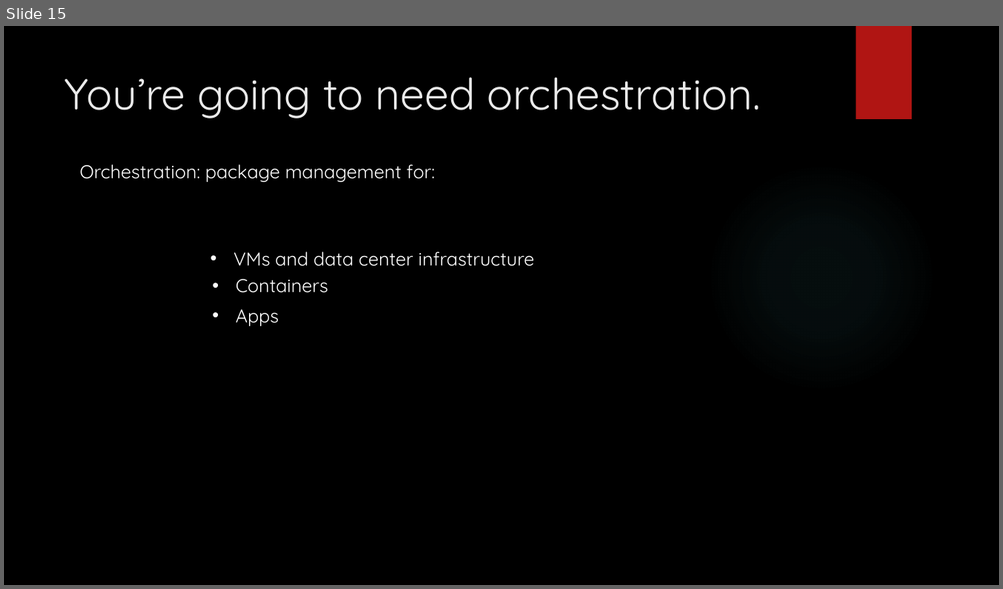
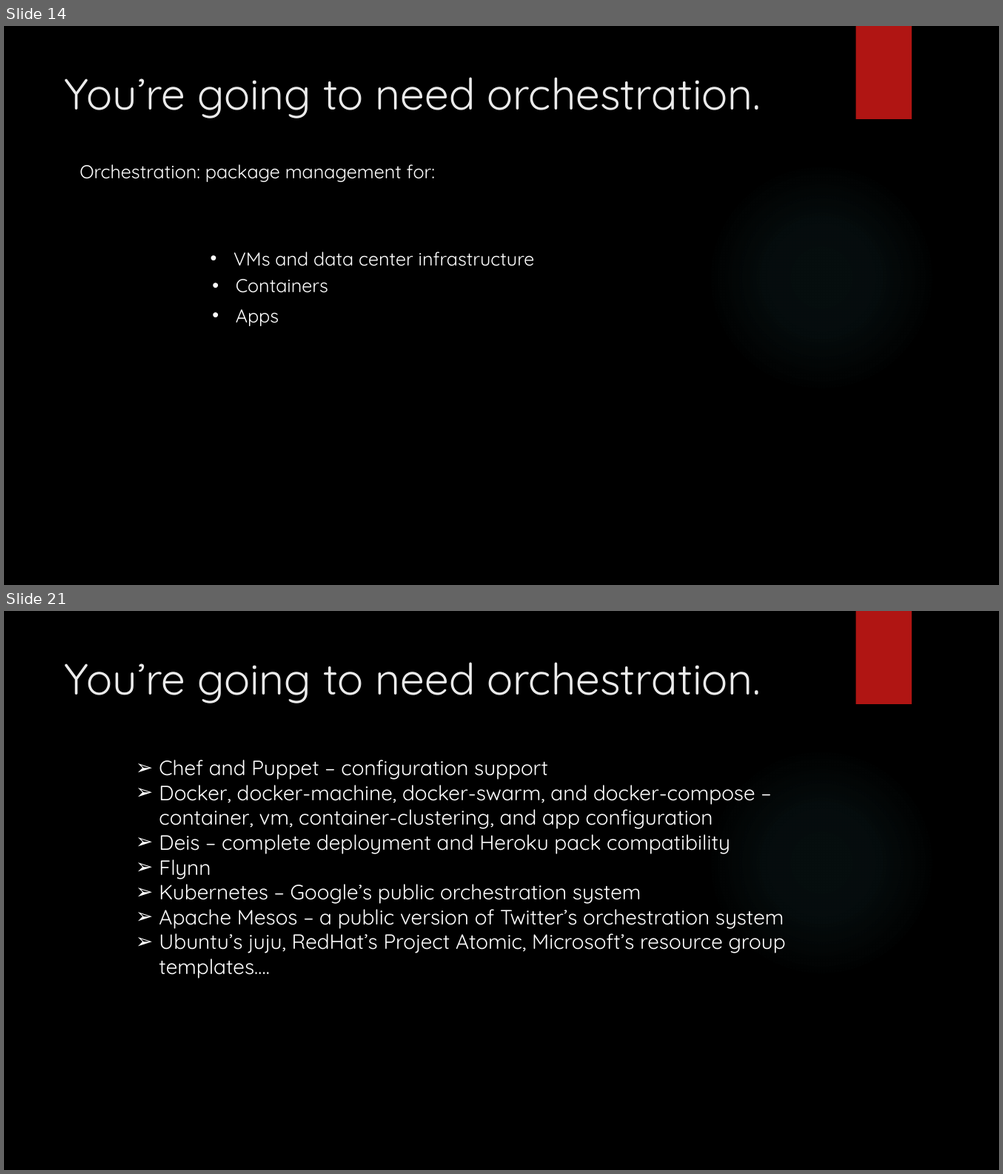
Before and after one commit to arif-aigonix/leap2015, a slide deck: Containers and Clusters in Azure.pptx. Shown one above the other, each under a label of ours: slide 15 before the commit, slides 14 and 21 after it; the slides between them are not shown. The pictures are 1003x589 and 1003x1174 pixels, drawn with LibreOffice and Linux fonts; fonts in the diff are those of the drawing; background and template pictures are left out. Boxes give left, top, right and bottom in pixels: in the first picture for what was removed or moved away, otherwise in the second. Text is boxed around its words. In the diff, an @@ line names an element or a change of style, - is before the commit and + after.

```diff
--- a/Containers and Clusters in Azure.pptx
+++ b/Containers and Clusters in Azure.pptx
@@ slide 21 added at bbox=[4, 611, 999, 1170], background picture (left out); not listed: 3 template elements that a slide beside it also shows @@
@@ title added at bbox=[64, 662, 761, 703], 42 pt, text #EBEBEB @@
+You’re going to need orchestration.
@@ text added at bbox=[159, 760, 785, 979], 20 pt, text #FFFFFF @@
+➢ Chef and Puppet – configuration support
+➢ Docker, docker-machine, docker-swarm, and docker-compose – container, vm, container-clustering, and app configuration
+➢ Deis – complete deployment and Heroku pack compatibility
+➢ Flynn
+➢ Kubernetes – Google’s public orchestration system
+➢ Apache Mesos – a public version of Twitter’s orchestration system
+➢ Ubuntu’s juju, RedHat’s Project Atomic, Microsoft’s resource group templates….
@@ what was slide 15 is now slide 14 @@
```
Also in this commit, not shown: 2 slides changed, 5 other slides added, 1 slide removed, 4 other files.
